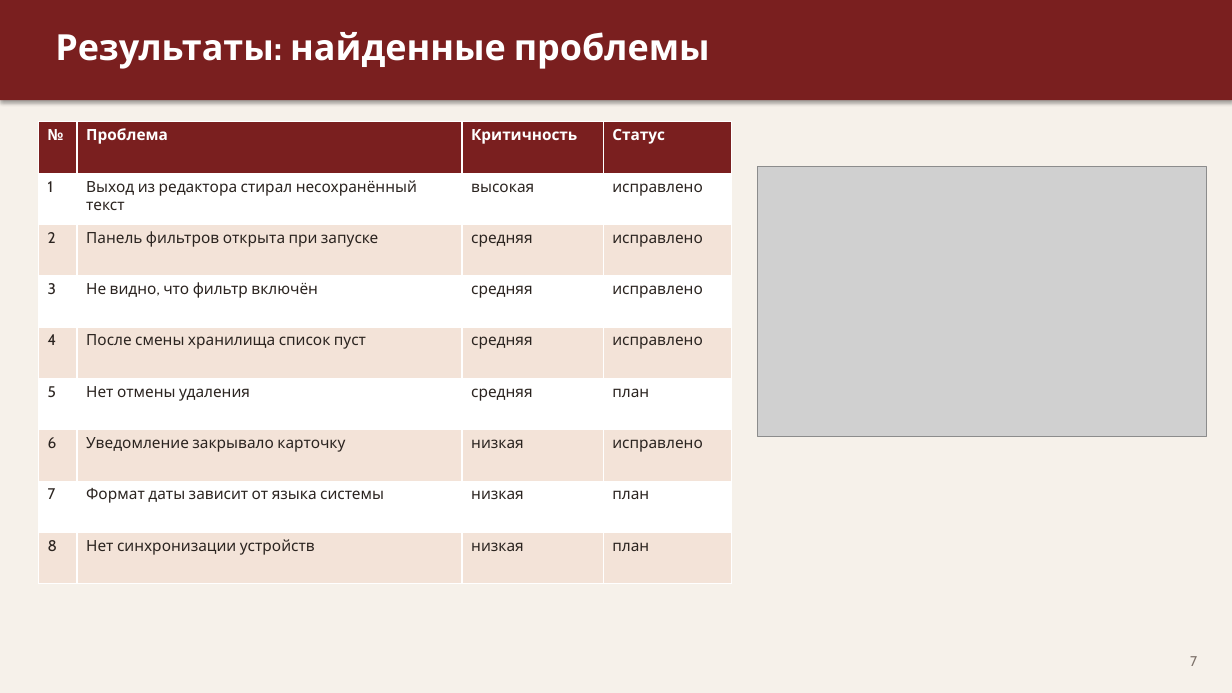
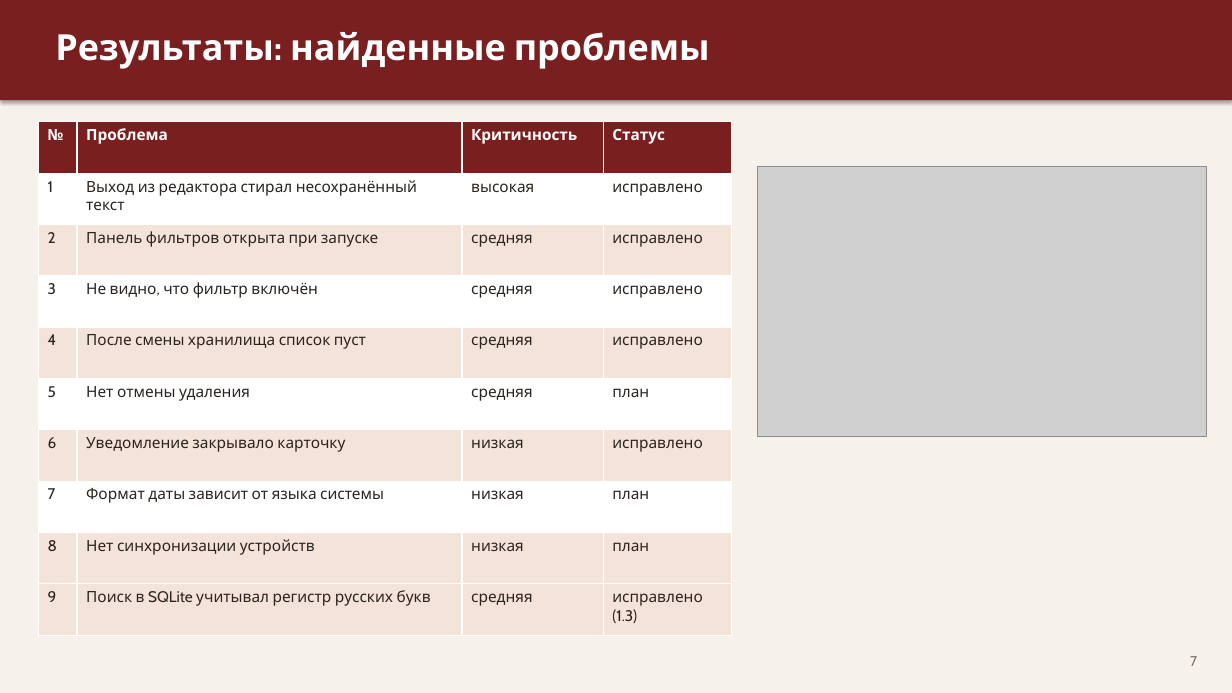
Before and after one commit to nikolainekrasov-dev/primus-practice, a slide deck: slide 7 of presentation/usability-testing.pptx. Drawn at 1232x693 pixels with LibreOffice and Linux fonts; fonts in the diff are those of the drawing; grey boxes stand for pictures. Boxes give left, top, right and bottom in pixels: in the first picture for what was removed or moved away, otherwise in the second. Text is boxed around its words. In the diff, an @@ line names an element or a change of style, - is before the commit and + after.

```diff
--- a/presentation/usability-testing.pptx
+++ b/presentation/usability-testing.pptx
@@ table at (x1=39, y1=122, x2=733, y2=636) @@
+row 10: 9 | Поиск в SQLite учитывал регистр русских букв | средняя | исправлено (1.3)
```
Also in this commit, not shown: 4 other slides changed.
